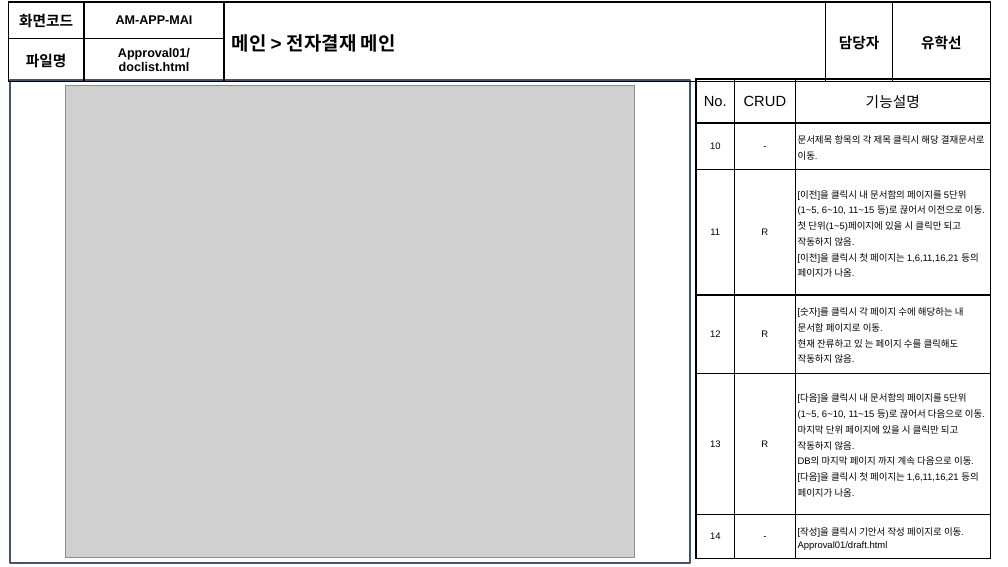
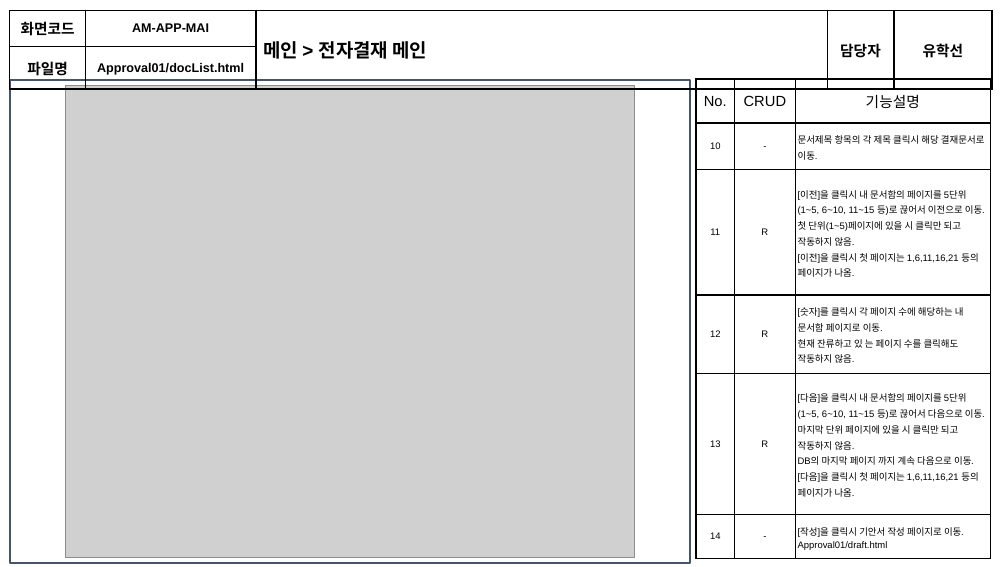
Before and after one commit to soulluna/-6th-_cosmo_1th_group, a slide deck: slide 24 of 작업완료포트폴리오/4. 화면설계서/[6기]1조_화면설계서_V1.5.pptx. Drawn at 1008x567 pixels with LibreOffice and Linux fonts; fonts in the diff are those of the drawing; grey boxes stand for pictures. Boxes give left, top, right and bottom in pixels: in the first picture for what was removed or moved away, otherwise in the second. Text is boxed around its words. In the diff, an @@ line names an element or a change of style, - is before the commit and + after.

```diff
--- a/작업완료포트폴리오/4. 화면설계서/[6기]1조_화면설계서_V1.5.pptx
+++ b/작업완료포트폴리오/4. 화면설계서/[6기]1조_화면설계서_V1.5.pptx
@@ table at (10, 11, 992, 80) @@
-row 2, column 2: Approval01/ / doclist.html
+row 2, column 2: Approval01/docList.html
@@ table: place and size @@
-table at (8, 2, 991, 250)
+table at (10, 11, 992, 80)
```
Also in this commit, not shown: 25 other slides changed, 22 slides added, 30 other files.
